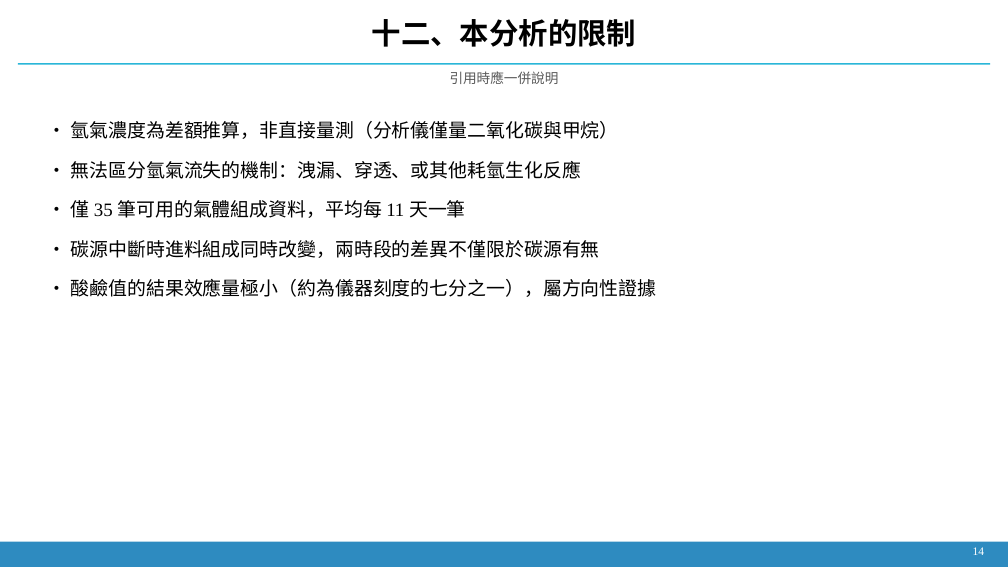
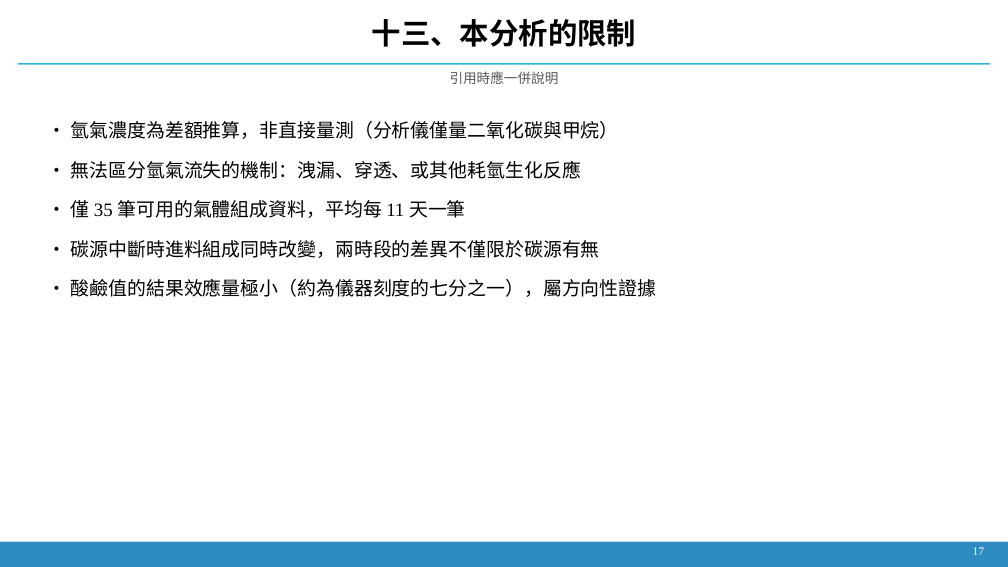
Before and after one commit to Yutou0601/Bioreactor-Edge-AI, a slide deck: slide 16 of docs/decks/簡報_2026-09-21_氫氣流失與壓降歸因.pptx (slide 13 before the commit). Drawn at 1008x567 pixels with LibreOffice and Linux fonts; fonts in the diff are those of the drawing. Boxes give left, top, right and bottom in pixels: in the first picture for what was removed or moved away, otherwise in the second. Text is boxed around its words. In the diff, an @@ line names an element or a change of style, - is before the commit and + after.

```diff
--- a/docs/decks/簡報_2026-09-21_氫氣流失與壓降歸因.pptx
+++ b/docs/decks/簡報_2026-09-21_氫氣流失與壓降歸因.pptx
@@ text at [372, 19, 636, 47]: text changed @@
-十二、本分析的限制
+十三、本分析的限制
@@ text at [973, 547, 985, 555]: text changed @@
-14
+17
```
Also in this commit, not shown: 12 other slides changed, 3 slides added, 22 other files.
